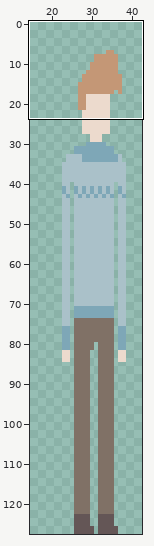
Two versions of one sprite sheet, tactics_project/res/images/hero.png. The picture above shows the old version from afar; the outline marks the close-up.
Close-up. Old version:
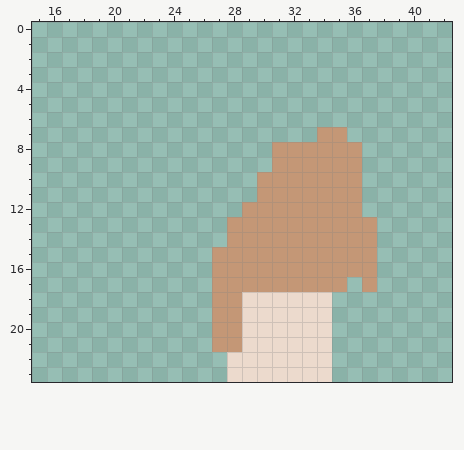
The file is 64x128 pixels. Shown: x 15..42, y 0..23. The wide view leaves out empty margins.
And afterwards:
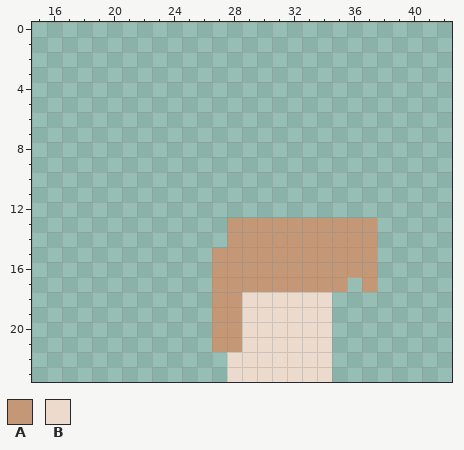
Palette (. is transparent): A #c49776  B #ecdacd
Change:
The author cleared colour A in row 7 at x 34 to 35; in rows 8 to 9 at x 31 to 36; in rows 10 to 11 at x 30 to 36; in row 12 at x 29 to 36.
Pixel boxes of the changes (left, top, right, bottom) in both close-ups:
erased: (242, 127, 362, 217)
